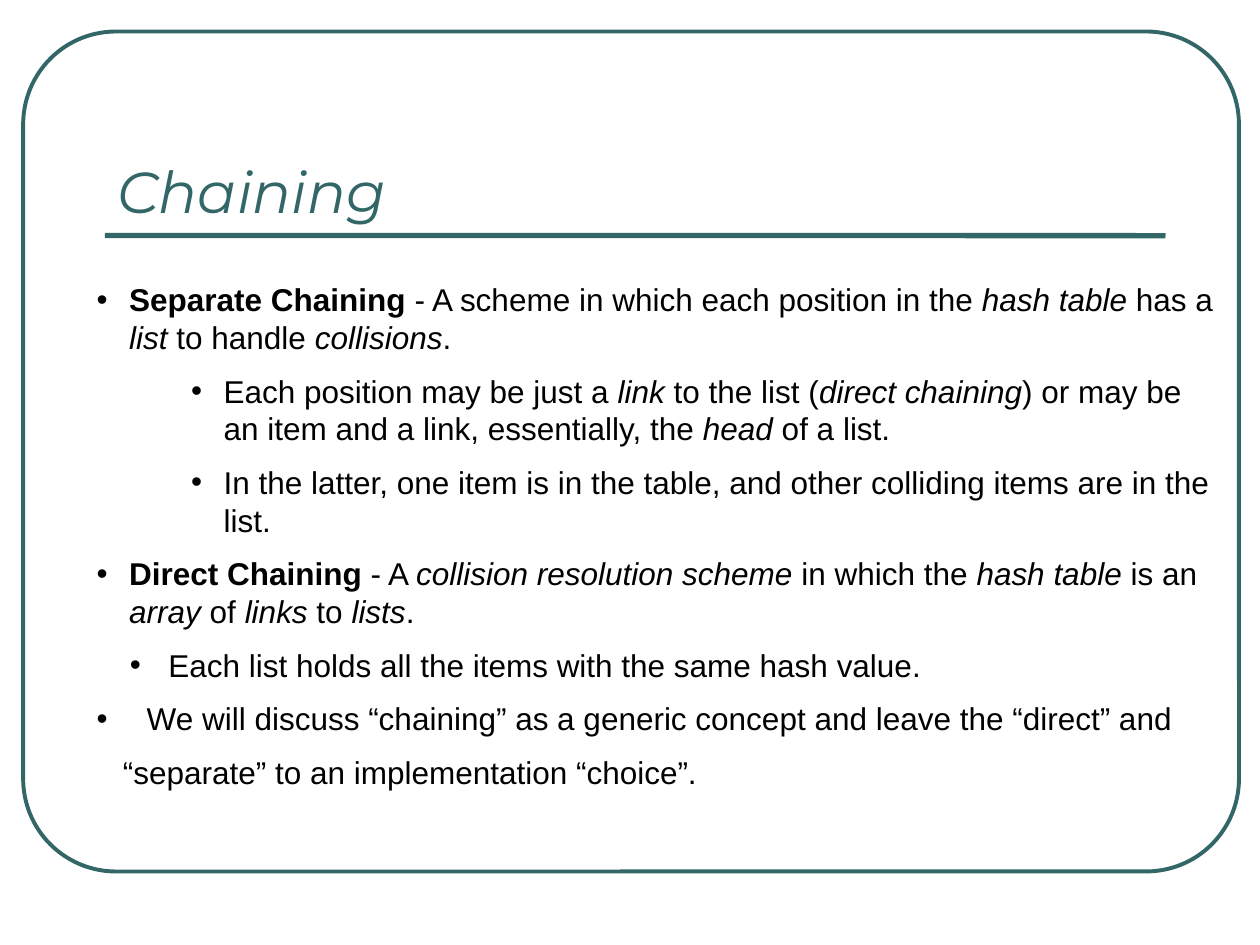
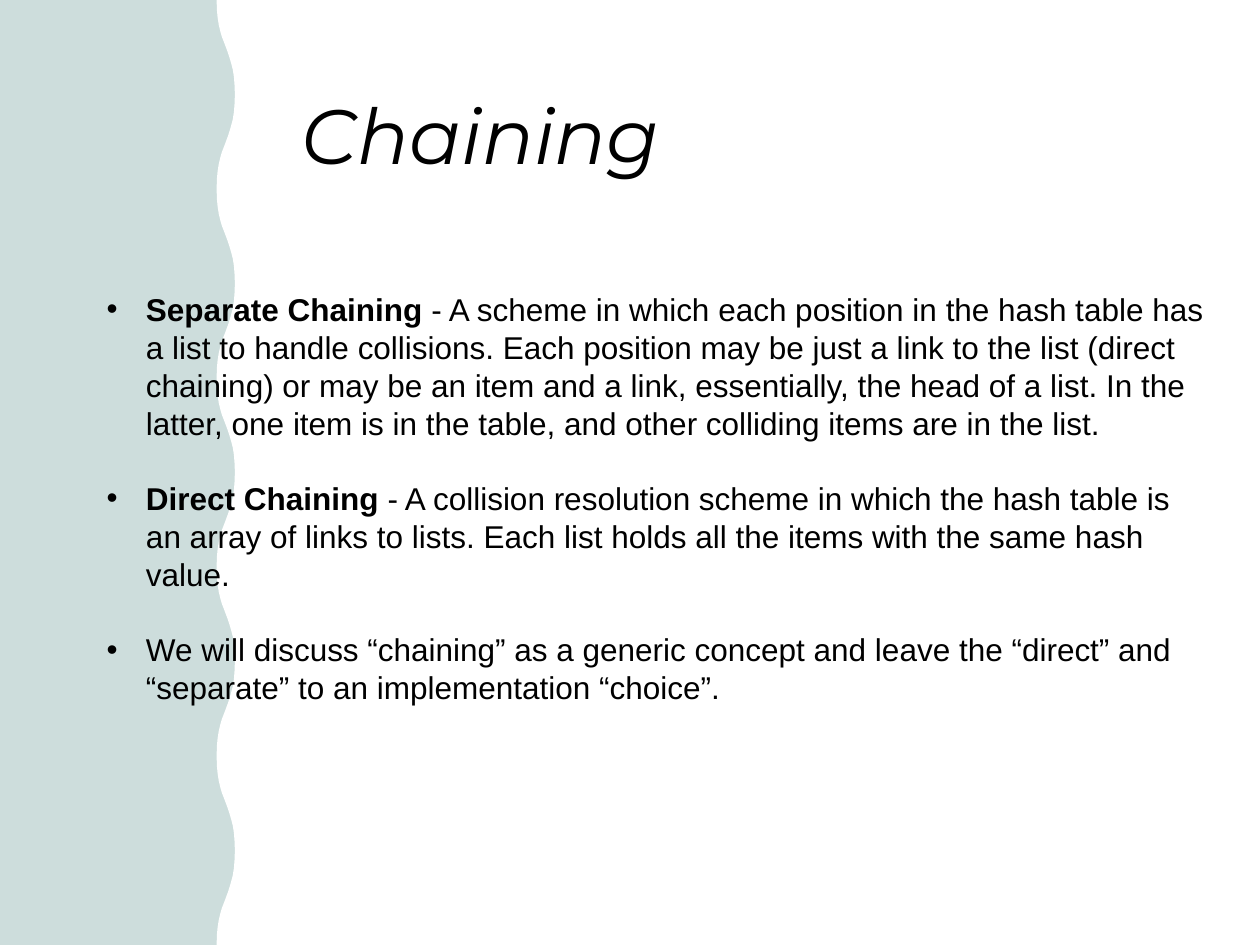
Before and after one commit to rugbyprof/3013-Algorithms, a slide deck: slide 30 of Lectures/07-Hashing/Hashing_Feb_16_2021.pptx (slide 29 before the commit). Drawn at 1260x945 pixels with LibreOffice and Linux fonts; fonts in the diff are those of the drawing. Boxes give left, top, right and bottom in pixels: in the first picture for what was removed or moved away, otherwise in the second. Text is boxed around its words. In the diff, an @@ line names an element or a change of style, - is before the commit and + after.

Commit message:
hash ppt

```diff
--- a/Lectures/07-Hashing/Hashing_Feb_16_2021.pptx
+++ b/Lectures/07-Hashing/Hashing_Feb_16_2021.pptx
@@ rectangle added at [0,0,1260,945], fill #3A7877 at 25% opacity @@
@@ freeform shape added at [217,0,1260,945], fill #FFFFFF @@
@@ rounded rectangle removed at [23,32,1239,872] @@
@@ text "Chaining": place and size @@
-text "Chaining" at [117,170,386,225]
+text "Chaining" at [302,107,660,180]
@@ text "Chaining" at [302,107,660,180]: size 33 to 44 pt, text colour #336666 to #000000; line spacing 1 to 0.9; more space between paragraphs; vertical alignment bottom to top @@
@@ line removed from (105, 236) to (1166, 236) @@
@@ text at [146,296,1203,705]: text changed @@
-• Separate Chaining - A scheme in which each position in the hash table has a list to handle collisions.
-    • Each position may be just a link to the list (direct chaining) or may be an item and a link, essentially, the head of a list.
-    • In the latter, one item is in the table, and other colliding items are in the list.
-• Direct Chaining - A collision resolution scheme in which the hash table is an array of links to lists.
-  • Each list holds all the items with the same hash value.
-• We will discuss “chaining” as a generic concept and leave the “direct” and
-“separate” to an implementation “choice”.
+• Separate Chaining - A scheme in which each position in the hash table has a list to handle collisions. Each position may be just a link to the list (direct chaining) or may be an item and a link, essentially, the head of a list. In the latter, one item is in the table, and other colliding items are in the list.
+• Direct Chaining - A collision resolution scheme in which the hash table is an array of links to lists. Each list holds all the items with the same hash value.
+• We will discuss “chaining” as a generic concept and leave the “direct” and “separate” to an implementation “choice”.
```
Also in this commit, not shown: 23 other slides changed, 6 slides added, 5 slides removed, 5 other files.
